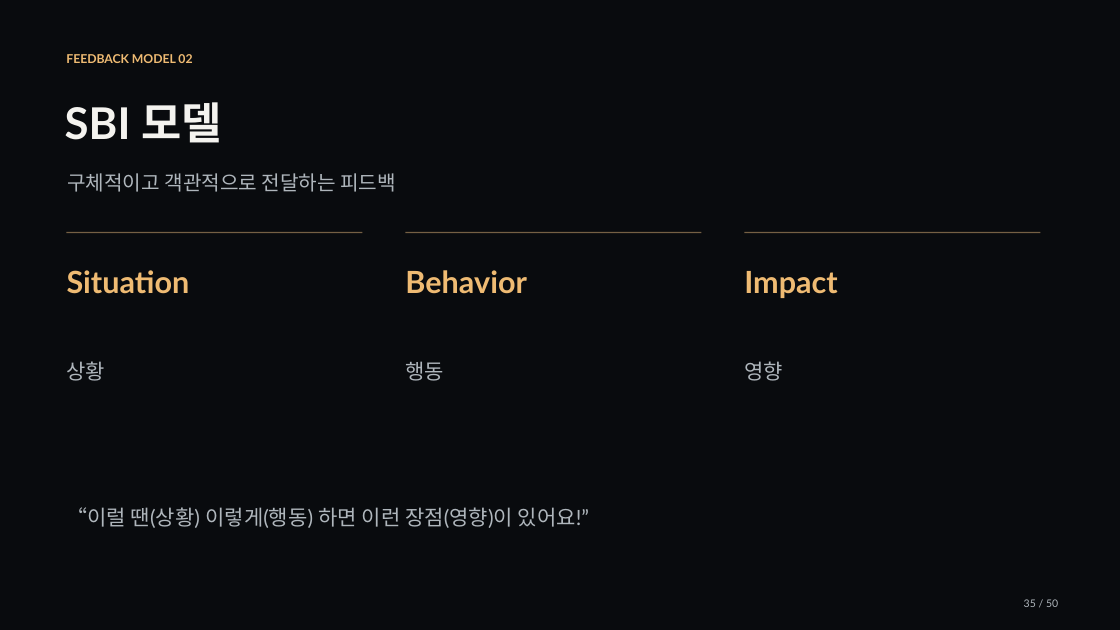
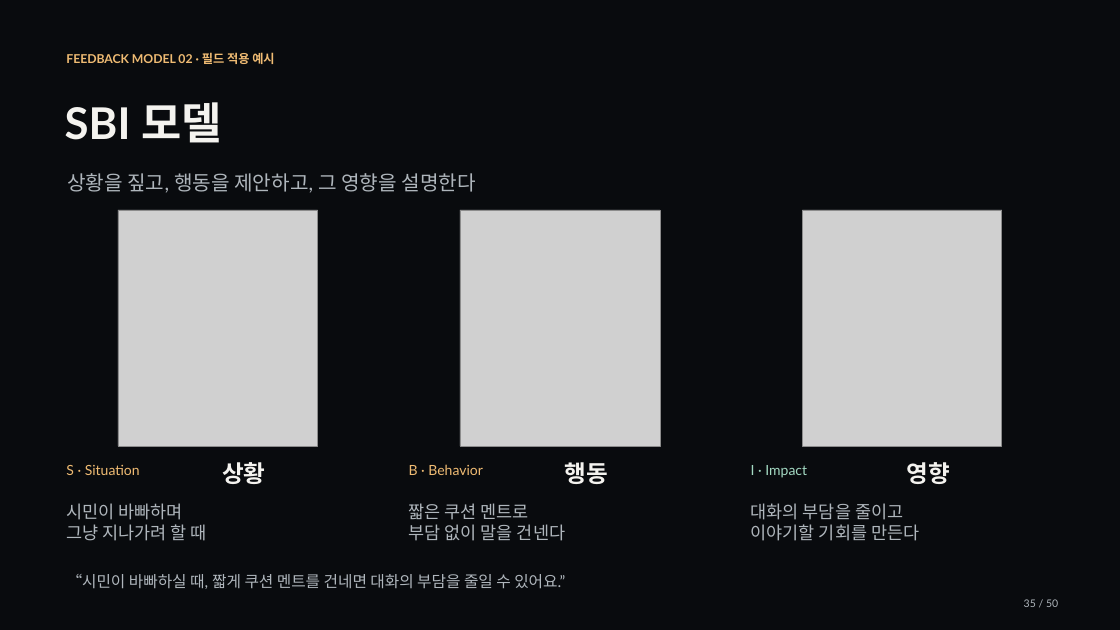
Before and after one commit to jaeyoung5178-bot/Presence, a slide deck: slide 35 of education/training/signature/training-signature.pptx. Drawn at 1120x630 pixels with LibreOffice and Linux fonts; fonts in the diff are those of the drawing; grey boxes stand for pictures. Boxes give left, top, right and bottom in pixels: in the first picture for what was removed or moved away, otherwise in the second. Text is boxed around its words. In the diff, an @@ line names an element or a change of style, - is before the commit and + after.

```diff
--- a/education/training/signature/training-signature.pptx
+++ b/education/training/signature/training-signature.pptx
@@ text at bbox=[66, 52, 274, 64]: text changed @@
-FEEDBACK MODEL 02
+FEEDBACK MODEL 02 · 필드 적용 예시
@@ text at bbox=[67, 173, 476, 193]: text changed @@
-구체적이고 객관적으로 전달하는 피드백
+상황을 짚고, 행동을 제안하고, 그 영향을 설명한다
@@ rectangle removed at bbox=[66, 232, 362, 234] @@
@@ picture added at bbox=[118, 210, 318, 446] @@
@@ rectangle removed at bbox=[406, 232, 702, 234] @@
@@ picture added at bbox=[460, 210, 660, 446] @@
@@ rectangle removed at bbox=[744, 232, 1040, 234] @@
@@ picture added at bbox=[802, 210, 1002, 446] @@
@@ text at bbox=[66, 465, 140, 475]: text changed; size 26.2 to 12 pt; bold off @@
-Situation
+S · Situation
@@ text "상황": place and size @@
-text "상황" at bbox=[67, 361, 106, 381]
+text "상황" at bbox=[222, 462, 265, 484]
@@ text at bbox=[409, 464, 483, 475]: text changed; size 26.2 to 12 pt; bold off @@
-Behavior
+B · Behavior
@@ text "행동": place and size @@
-text "행동" at bbox=[405, 361, 444, 381]
+text "행동" at bbox=[564, 462, 607, 484]
@@ text at bbox=[751, 465, 807, 478]: text changed; size 26.2 to 12 pt; text colour #EFBB73 to #A3D9C2; bold off @@
-Impact
+I · Impact
@@ size 18 to 20.2 pt, text colour #AFB6BC to #F4F3EF, bold on in 3 elements at bbox=[222, 462, 265, 484], bbox=[564, 462, 607, 484], bbox=[906, 462, 949, 484] @@
@@ text "영향": place and size @@
-text "영향" at bbox=[744, 361, 783, 381]
+text "영향" at bbox=[906, 462, 949, 484]
@@ text added at bbox=[66, 503, 207, 541], 15 pt, text #AFB6BC @@
+시민이 바빠하며
+그냥 지나가려 할 때
@@ text removed at bbox=[67, 507, 589, 528] @@
-“이럴 땐(상황) 이렇게(행동) 하면 이런 장점(영향)이 있어요!”
@@ text added at bbox=[409, 503, 565, 541], 15 pt, text #AFB6BC @@
+짧은 쿠션 멘트로
+부담 없이 말을 건넨다
@@ text added at bbox=[751, 503, 919, 541], 15 pt, text #AFB6BC @@
+대화의 부담을 줄이고
+이야기할 기회를 만든다
@@ text added at bbox=[67, 574, 565, 589], 13.5 pt, text #AFB6BC @@
+“시민이 바빠하실 때, 짧게 쿠션 멘트를 건네면 대화의 부담을 줄일 수 있어요.”
```
Also in this commit, not shown: 24 other slides changed, 34 other files.
